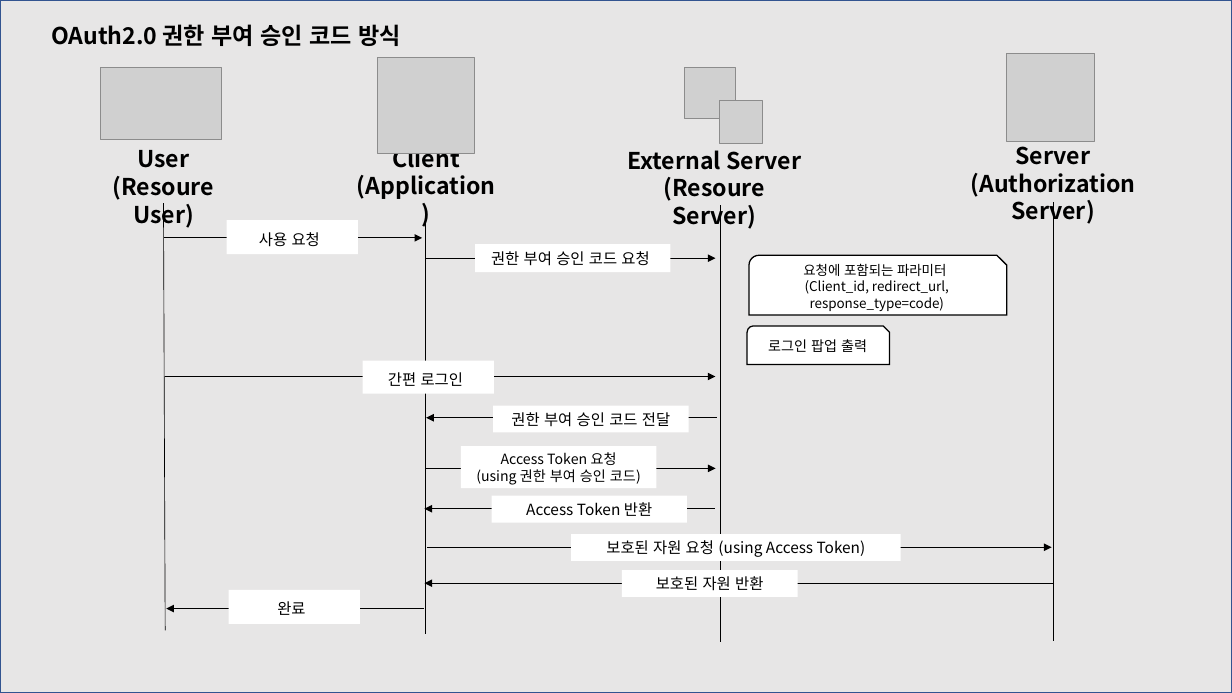
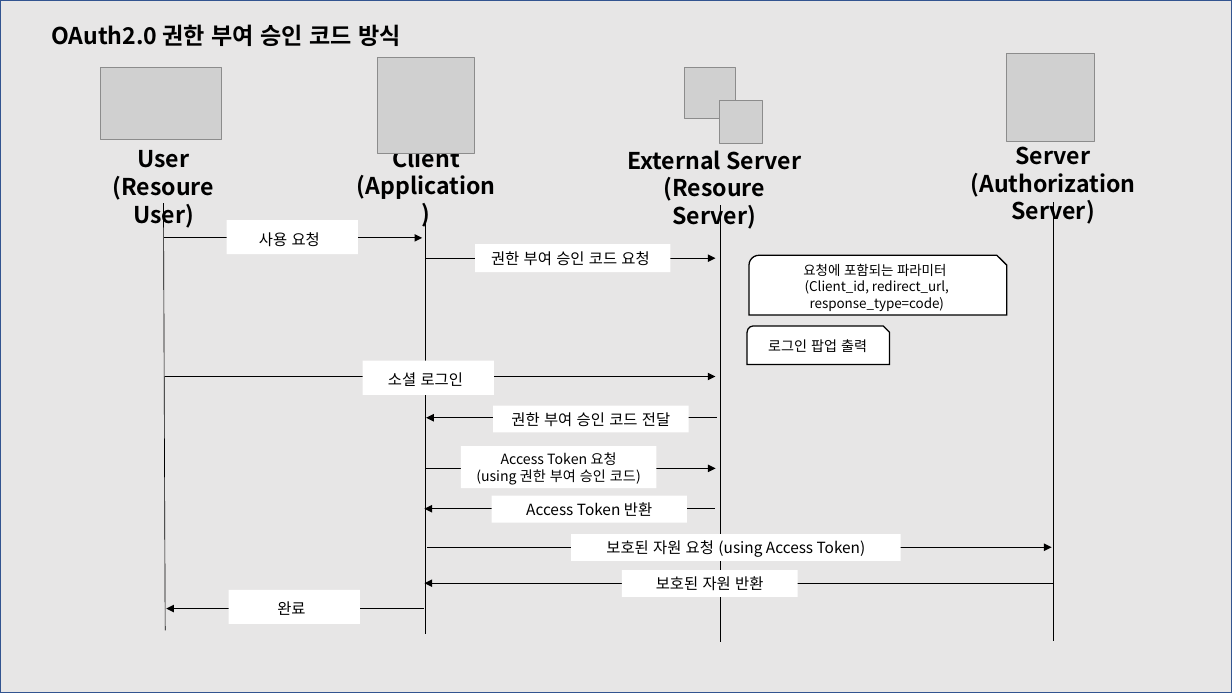
Before and after one commit to mon99745/SecurityReference, a slide deck: slide 4 of pptx/Readme-240503.pptx. Drawn at 1232x693 pixels with LibreOffice and Linux fonts; fonts in the diff are those of the drawing; grey boxes stand for pictures. Boxes give left, top, right and bottom in pixels: in the first picture for what was removed or moved away, otherwise in the second. Text is boxed around its words. In the diff, an @@ line names an element or a change of style, - is before the commit and + after.

```diff
--- a/pptx/Readme-240503.pptx
+++ b/pptx/Readme-240503.pptx
@@ text in rectangle at (x1=388, y1=372, x2=463, y2=386): text changed @@
-간편 로그인
+소셜 로그인
```
Also in this commit, not shown: 2 slides added, 4 other files.
